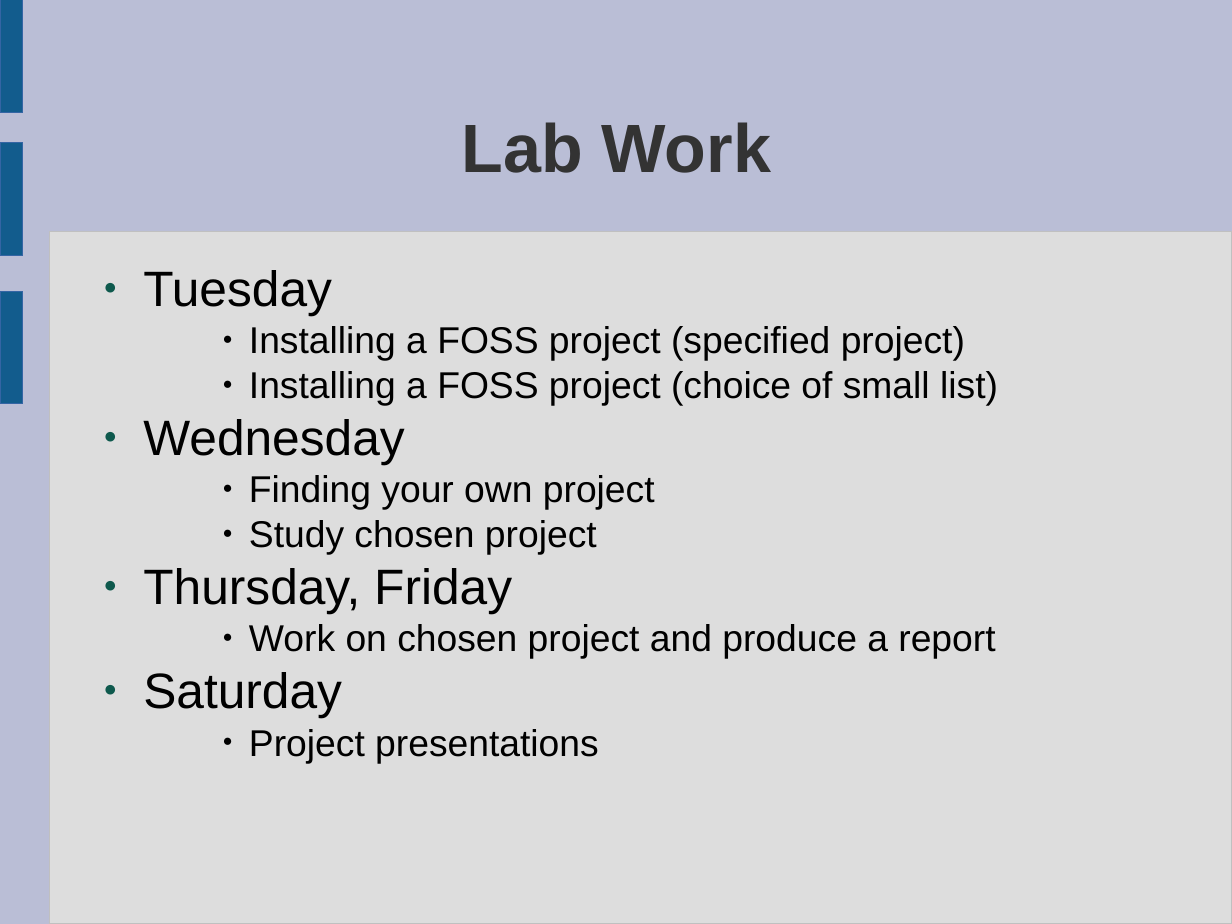
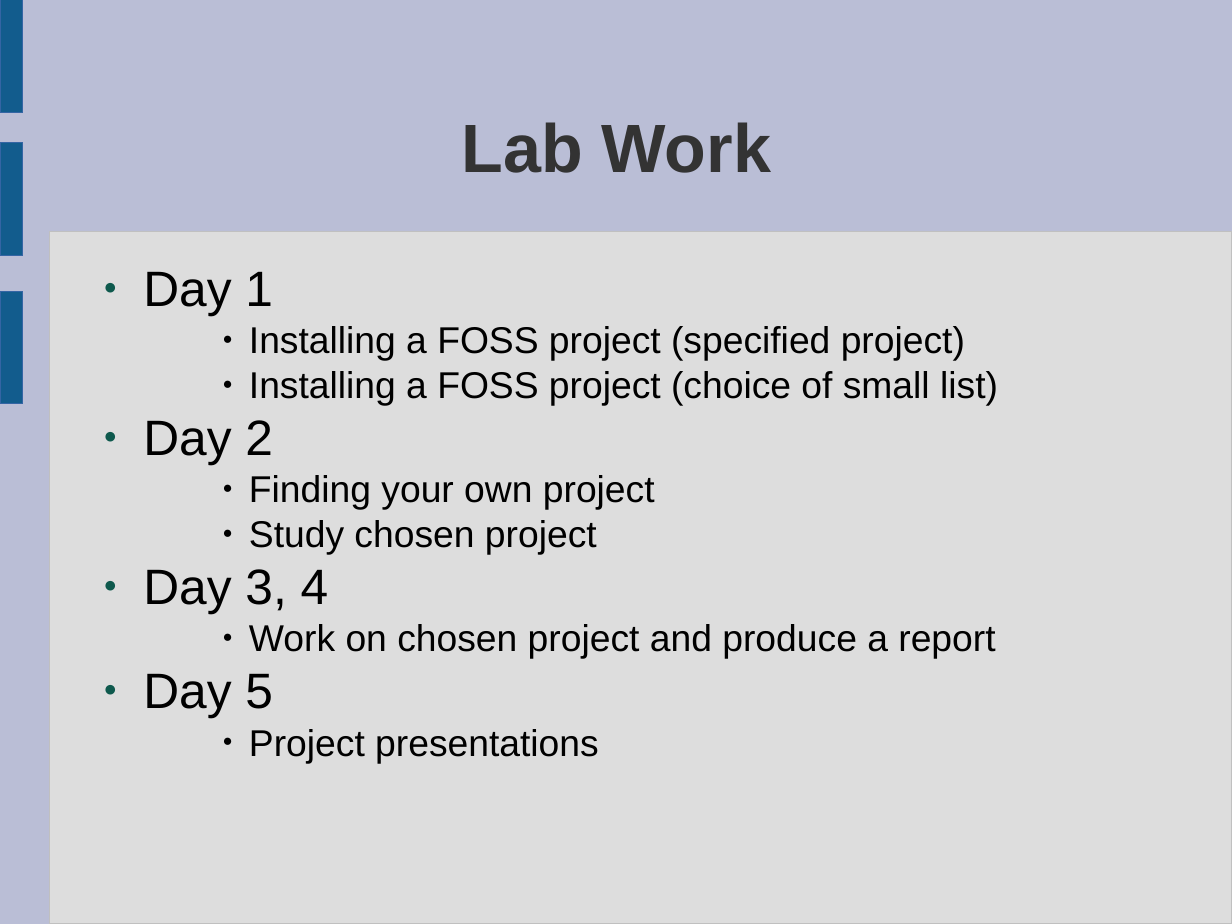
Before and after one commit to laurencesmart/comp8440, a slide deck: slide 8 of lectures/course_introduction.odp. Drawn at 1232x924 pixels with LibreOffice and Linux fonts; fonts in the diff are those of the drawing. Boxes give left, top, right and bottom in pixels: in the first picture for what was removed or moved away, otherwise in the second. Text is boxed around its words. In the diff, an @@ line names an element or a change of style, - is before the commit and + after.

```diff
--- a/lectures/course_introduction.odp
+++ b/lectures/course_introduction.odp
@@ text at box(143, 271, 273, 316): text changed @@
-● Tuesday
+● Day 1
@@ text at box(143, 420, 273, 465): text changed @@
-● Wednesday
+● Day 2
@@ text at box(143, 569, 329, 614): text changed @@
-● Thursday, Friday
+● Day 3, 4
@@ text at box(143, 673, 273, 718): text changed @@
-● Saturday
+● Day 5
```
Also in this commit, not shown: 2 other slides changed, 9 other files.
